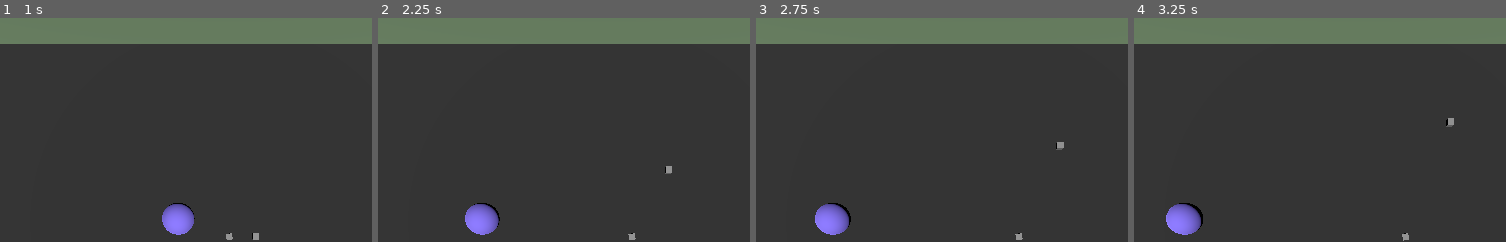
Above: before the commit, frames 1-4 (left to right).
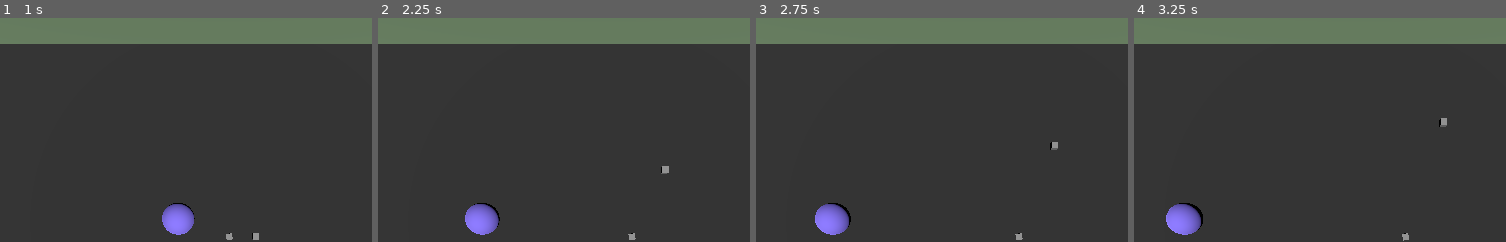
Above: after the commit, the same moments.

Repository: TheCubeOfFire/ggj2025-dumbbubbledoor
Game: Godot game, scene res://bubbles/BubbleGym.tscn
The game is run twice, just before and just after one commit, with the same random seed, the same clock (stepped at 60 frames per second) and the same inputs. This scene is started directly instead of the project's main scene.
Inputs:
- Up to frame 1 (1 s): tap Enter at 0.5 s
- Up to frame 2 (2.25 s): no input
- Up to frame 3 (2.75 s): no input
- Up to frame 4 (3.25 s): no input
The pictures show only the part of the screen within x 19-69%, y 5-55%; the shares and areas given below are measured in that part.

Frame 1 is identical in both runs. In frame 2, less than 0.1% of the frame differs, in the area x 76-80%, y 66-70%; in frame 3, 0.1%; in frame 4, 0.2%, in the area x 81-87%, y 44-49%.

Commit message:
correction to arrow physics and explosions based on distance

Diff:
--- a/arrows/Arrow.tscn
+++ b/arrows/Arrow.tscn
@@ -15,7 +15,7 @@
 script = ExtResource("1_3akqt")
 initial_force = 10.0
 initial_direction = Vector3(0, 0, -1)
-bubble_force_multiplier = 100.0
+bubble_force_multiplier = 5.0
 
 [node name="MeshInstance3D" type="MeshInstance3D" parent="."]
 mesh = SubResource("BoxMesh_40dby")
--- a/arrows/arrow.gd
+++ b/arrows/arrow.gd
@@ -21,7 +21,5 @@
     angular_velocity = Vector3.ZERO
     linear_velocity = speed * force
 
-func push_from_bubble(force: Vector3):
-    linear_velocity = Vector3.ZERO
-    angular_velocity = Vector3.ZERO
-    apply_central_impulse(bubble_force_multiplier * force)
+func push_from_bubble(force: Vector3, explosion_point: Vector3):
+    apply_central_impulse(bubble_force_multiplier * force / explosion_point.distance_to(self.global_position))
--- a/bubbles/Bubble.tscn
+++ b/bubbles/Bubble.tscn
@@ -1,7 +1,7 @@
 [gd_scene load_steps=7 format=3 uid="uid://ch4gbfrgrgxom"]
 
 [ext_resource type="Script" path="res://bubbles/bubble.gd" id="1_0x0o0"]
-[ext_resource type="PhysicsMaterial" uid="uid://dmclqapyrmvtu" path="res://Bubbles/BubblePhysicsMaterial.tres" id="1_pjam5"]
+[ext_resource type="PhysicsMaterial" uid="uid://dmclqapyrmvtu" path="res://bubbles/BubblePhysicsMaterial.tres" id="1_pjam5"]
 [ext_resource type="Material" uid="uid://dgonxkp0r7gna" path="res://bubbles/BubbleMaterial.tres" id="1_qv1ux"]
 
 [sub_resource type="SphereShape3D" id="SphereShape3D_wiu5i"]
--- a/bubbles/bubble.gd
+++ b/bubbles/bubble.gd
@@ -35,7 +35,7 @@
         force *= bubble_push_force_multiplier / self.global_position.distance_to(body.global_position)
         body.push(force)
     elif is_instance_of(body, Arrow) && body != _arrow_touched:
-        body.apply_central_impulse(_compute_explosion_direction(body))
+        body.push_from_bubble(_compute_explosion_direction(body), self.global_position)
 
 func _compute_explosion_direction(body: Node3D) -> Vector3:
     var force = Vector3(0,0,0)
